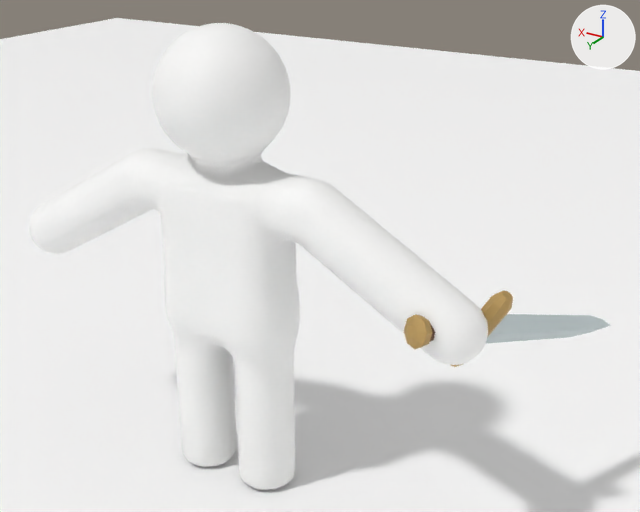
The Blender file blender/character.blend as it was, and as the next commit left it.
The view is the same before and after, from a 50 mm camera at (-2.03, 2.67, 2.46) aimed at (-0.24, -0.32, 0.97). The lights are fixed; the arrows at upper right show +X, +Y and +Z. The picture after the commit comes second.

Objects in the first picture: 'Character', 'Ground', 'Sword'.
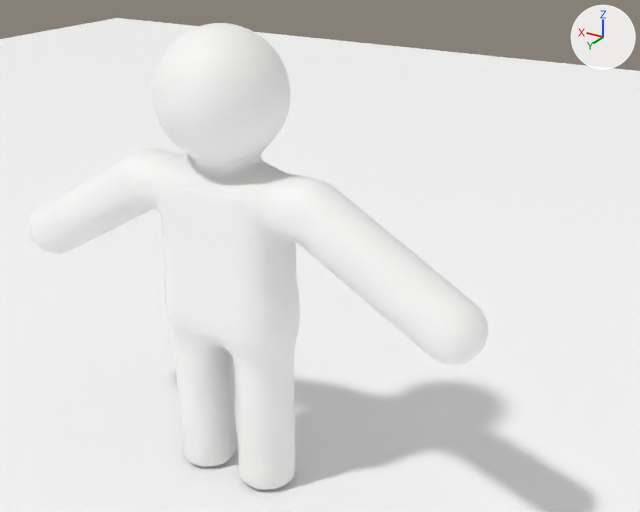
What differs and where, as boxes (x1, y1, x2, y2) in the pictures (640 x 512 px):
'Sword', deleted
    before: (404, 290, 611, 367)
    faces in mat_swordblade (light grey #bdc8ca): (486, 314, 611, 344)
    faces in mat_swordguard (orange #b69558): (404, 290, 513, 367)

Edits to the bpy script that builds the scene:
```text
Remove ob_sword:
    ob_sword = bpy.data.objects.new('Sword', me_sword)
    ob_sword.location = (-0.989, 0.0, 0.96)
    ob_sword.rotation_euler = (1.047, -2.094, 0.0)  # degrees (60, -120, 0)
```
